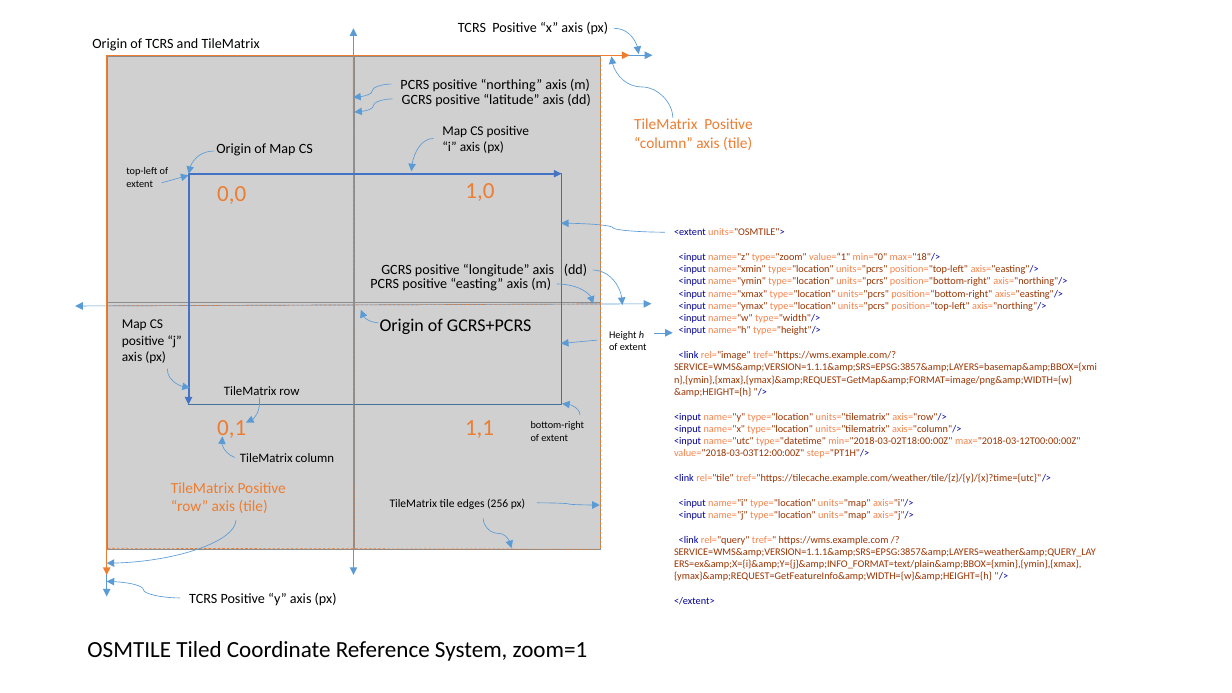
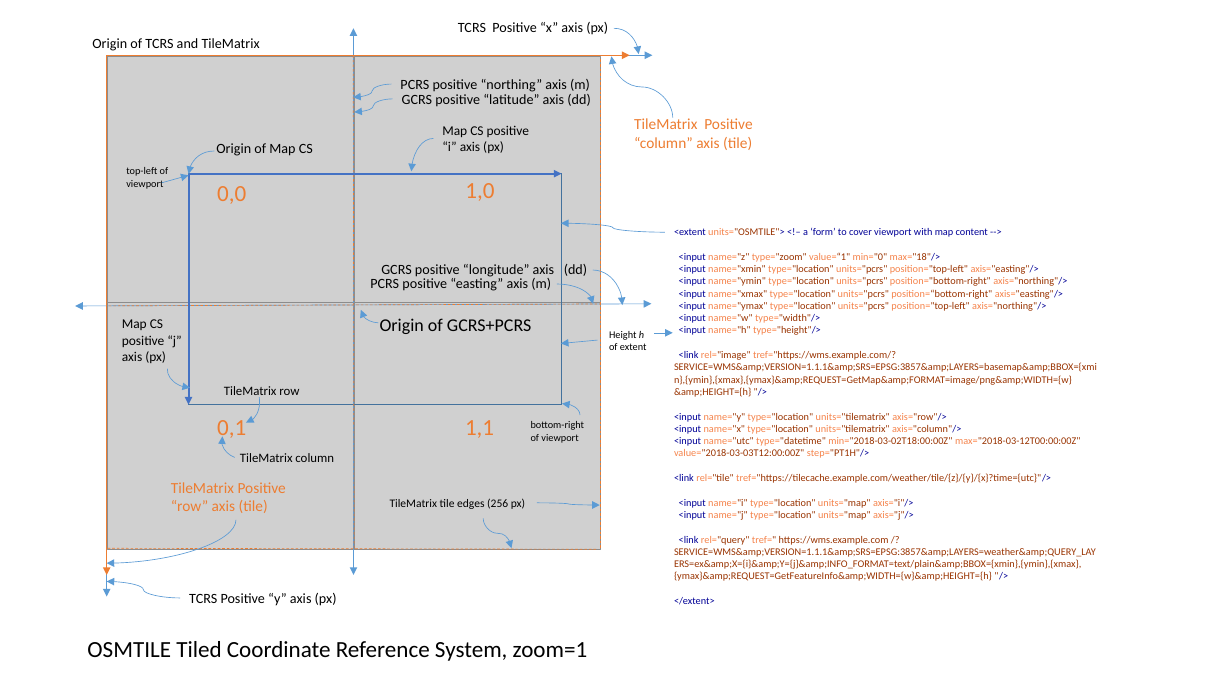
Before and after one commit to Maps4HTML/MapML-Specification, a slide deck: slide 5 of resources/tcrs.pptx. Drawn at 1232x693 pixels with LibreOffice and Linux fonts; fonts in the diff are those of the drawing; grey boxes stand for pictures. Boxes give left, top, right and bottom in pixels: in the first picture for what was removed or moved away, otherwise in the second. Text is boxed around its words. In the diff, an @@ line names an element or a change of style, - is before the commit and + after.

```diff
--- a/resources/tcrs.pptx
+++ b/resources/tcrs.pptx
@@ text at [126,167,169,189]: text changed @@
-top-left of extent
+top-left of viewport
@@ text at [674,228,988,237]: text changed; text colour #993300 to #000096 @@
-<extent units="OSMTILE">
+<extent units="OSMTILE"> <!– a ‘form’ to cover viewport with map content -->
@@ text at [531,421,585,443]: text changed @@
-bottom-right of extent
+bottom-right of viewport
```
Also in this commit, not shown: 2 other files.
